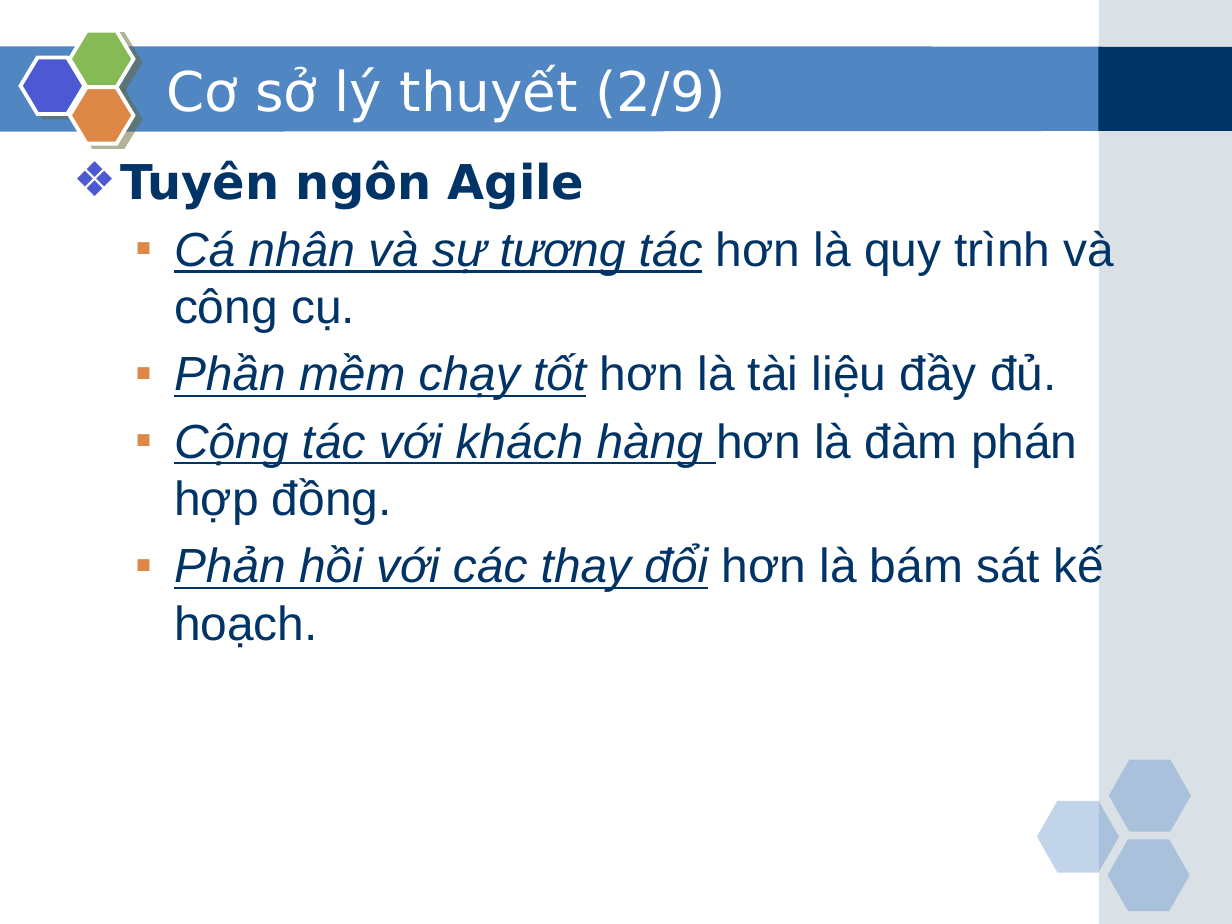
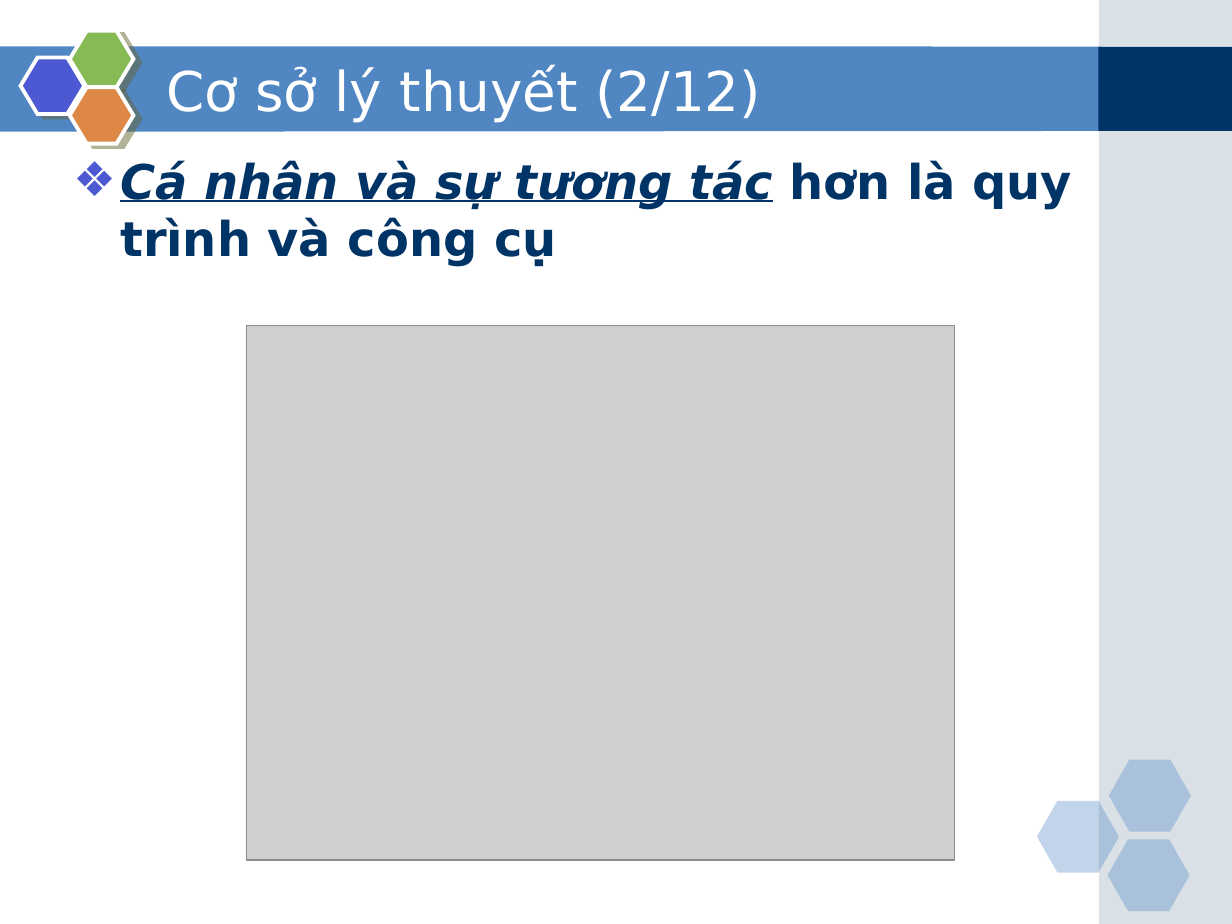
Before and after one commit to phamduong/graduation-project-agile-tool, a slide deck: slide 7 of Báo cáo/Slide bao cao.pptx. Drawn at 1232x924 pixels with LibreOffice and Linux fonts; fonts in the diff are those of the drawing; grey boxes stand for pictures. Boxes give left, top, right and bottom in pixels: in the first picture for what was removed or moved away, otherwise in the second. Text is boxed around its words. In the diff, an @@ line names an element or a change of style, - is before the commit and + after.

```diff
--- a/Báo cáo/Slide bao cao.pptx
+++ b/Báo cáo/Slide bao cao.pptx
@@ title at [166,66,761,122]: text changed @@
-Cơ sở lý thuyết (2/9)
+Cơ sở lý thuyết (2/12)
@@ text at [120,160,1073,267]: text changed; font Arial to DejaVu Sans; bold on @@
-❖ Tuyên ngôn Agile
-  ▪ Cá nhân và sự tương tác hơn là quy trình và công cụ.
-  ▪ Phần mềm chạy tốt hơn là tài liệu đầy đủ.
-  ▪ Cộng tác với khách hàng hơn là đàm phán hợp đồng.
-  ▪ Phản hồi với các thay đổi hơn là bám sát kế hoạch.
+❖ Cá nhân và sự tương tác hơn là quy trình và công cụ
@@ picture added at [246,325,955,860] @@
```
Also in this commit, not shown: 12 other slides changed, 3 slides added, 12 other files.
